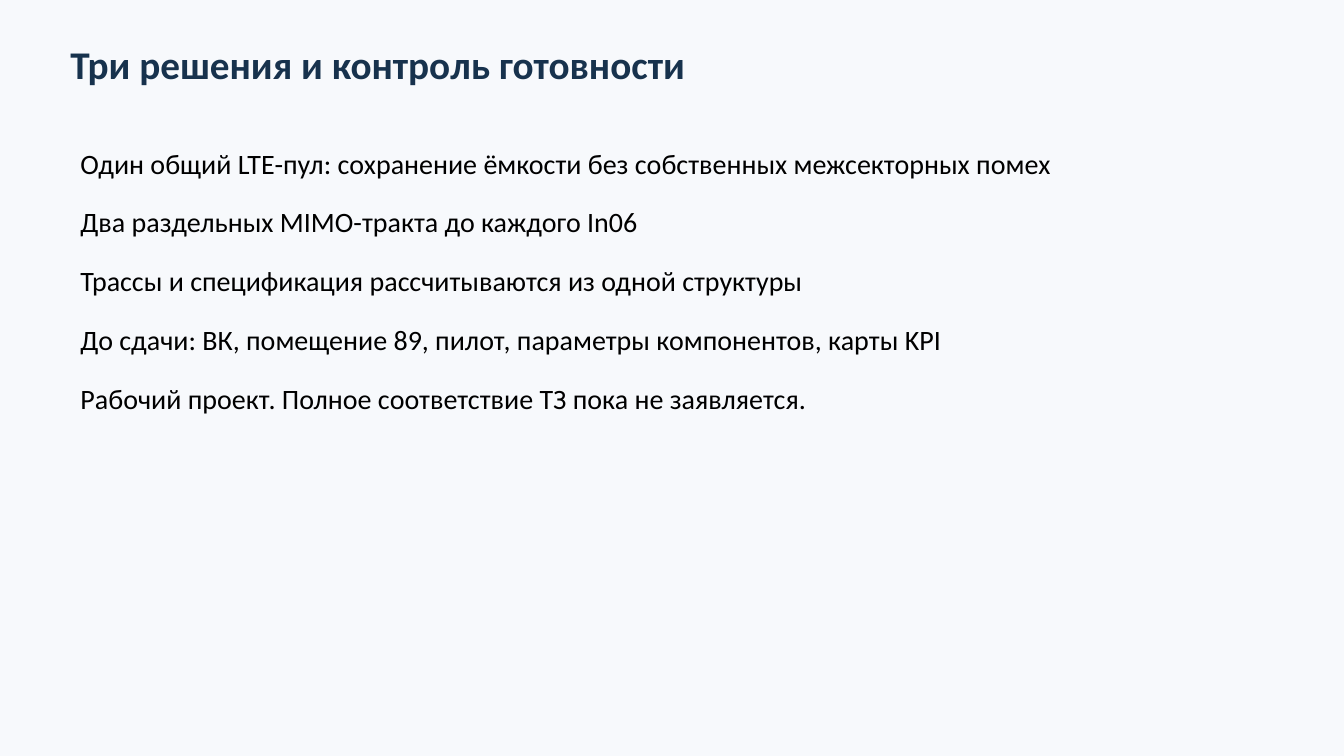
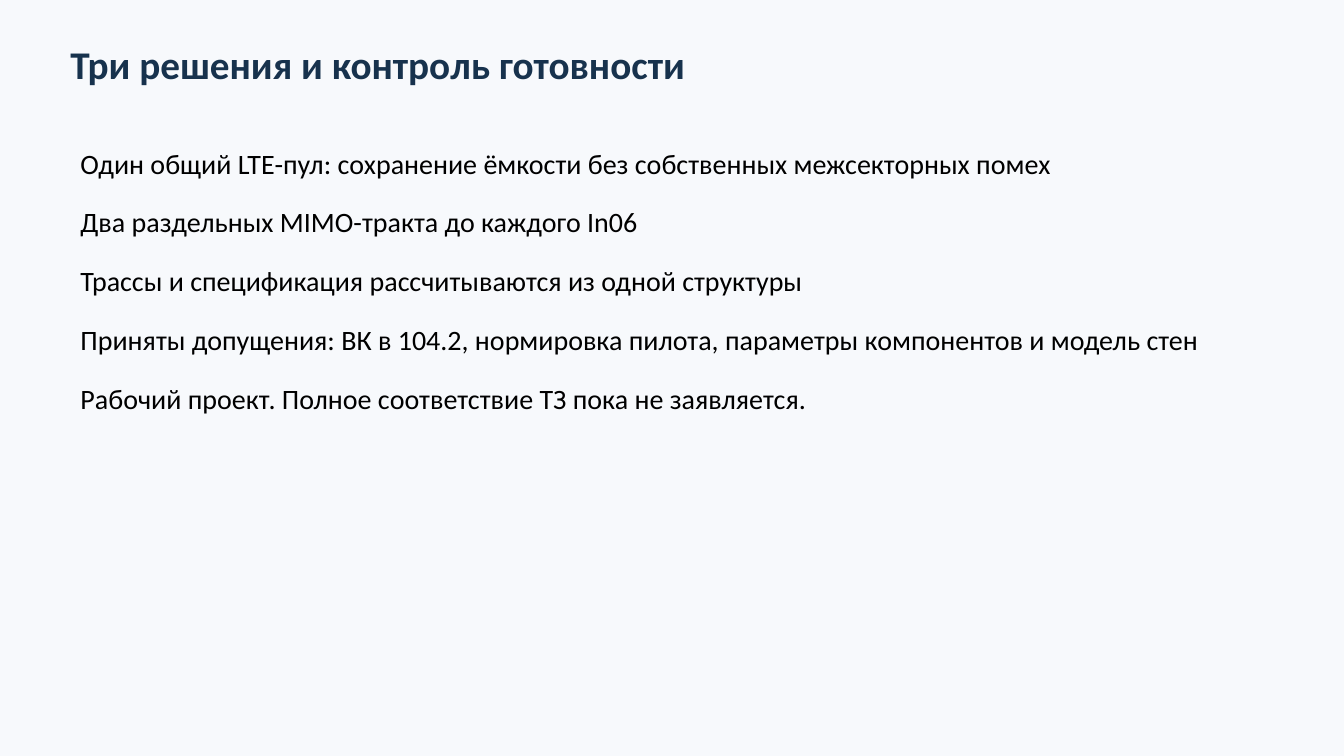
Before and after one commit to abalakovpa/mts-engineer-hack-2026-radio, a slide deck: slide 6 of presentation/defense-draft.pptx. Drawn at 1344x756 pixels with LibreOffice and Linux fonts; fonts in the diff are those of the drawing. Boxes give left, top, right and bottom in pixels: in the first picture for what was removed or moved away, otherwise in the second. Text is boxed around its words. In the diff, an @@ line names an element or a change of style, - is before the commit and + after.

```diff
--- a/presentation/defense-draft.pptx
+++ b/presentation/defense-draft.pptx
@@ text at <box>80,331,1198,355</box>: text changed @@
-До сдачи: ВК, помещение 89, пилот, параметры компонентов, карты KPI
+Приняты допущения: ВК в 104.2, нормировка пилота, параметры компонентов и модель стен
```
Also in this commit, not shown: 3 other slides changed, 27 other files.
